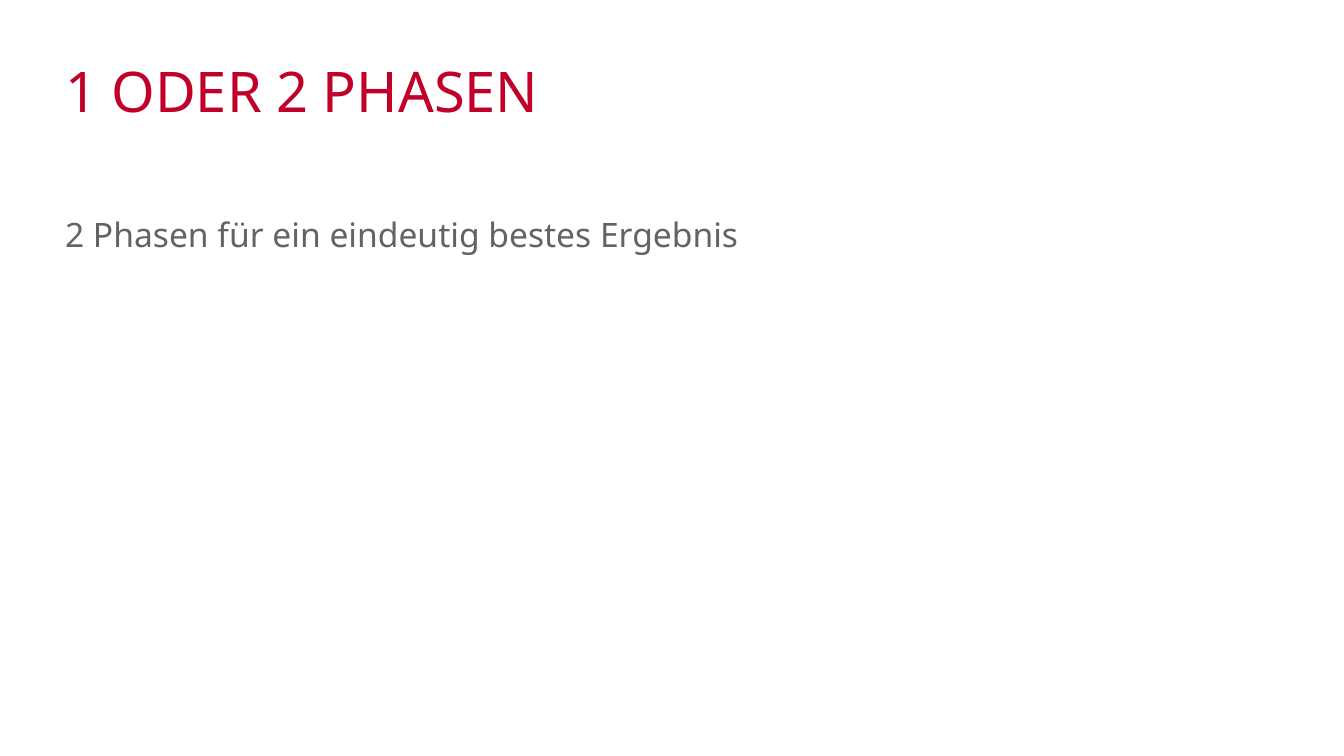
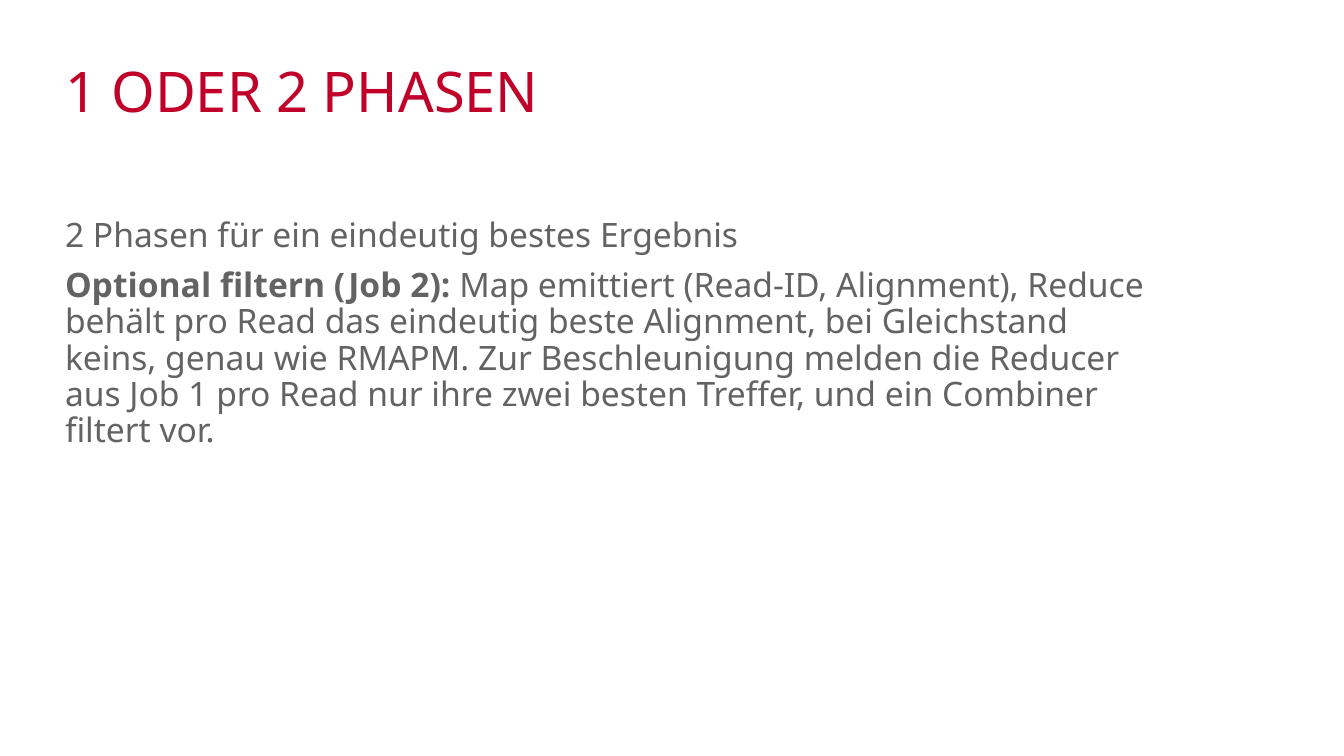
Before and after one commit to mawehl/BigData, a slide deck: slide 21 of CloudBurst_Wehle.pptx (slide 20 before the commit). Drawn at 1344x756 pixels with LibreOffice and Linux fonts; fonts in the diff are those of the drawing; background and template pictures are left out. Boxes give left, top, right and bottom in pixels: in the first picture for what was removed or moved away, otherwise in the second. Text is boxed around its words. In the diff, an @@ line names an element or a change of style, - is before the commit and + after.

```diff
--- a/CloudBurst_Wehle.pptx
+++ b/CloudBurst_Wehle.pptx
@@ subtitle at <box>65,271,1143,443</box>: paragraph added @@
+Optional filtern (Job 2): Map emittiert (Read-ID, Alignment), Reduce behält pro Read das eindeutig beste Alignment, bei Gleichstand keins, genau wie RMAPM. Zur Beschleunigung melden die Reducer aus Job 1 pro Read nur ihre zwei besten Treffer, und ein Combiner filtert vor.
```
Also in this commit, not shown: 8 other slides changed, 3 slides added, 2 slides removed.
